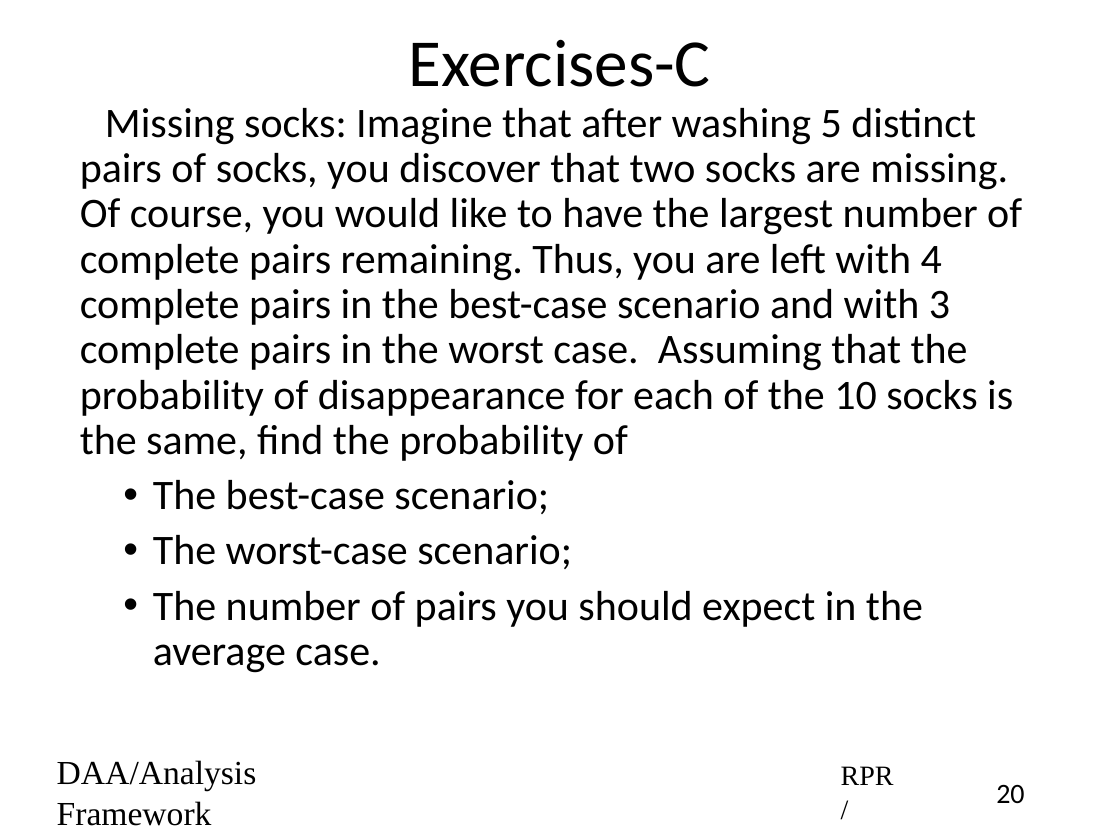
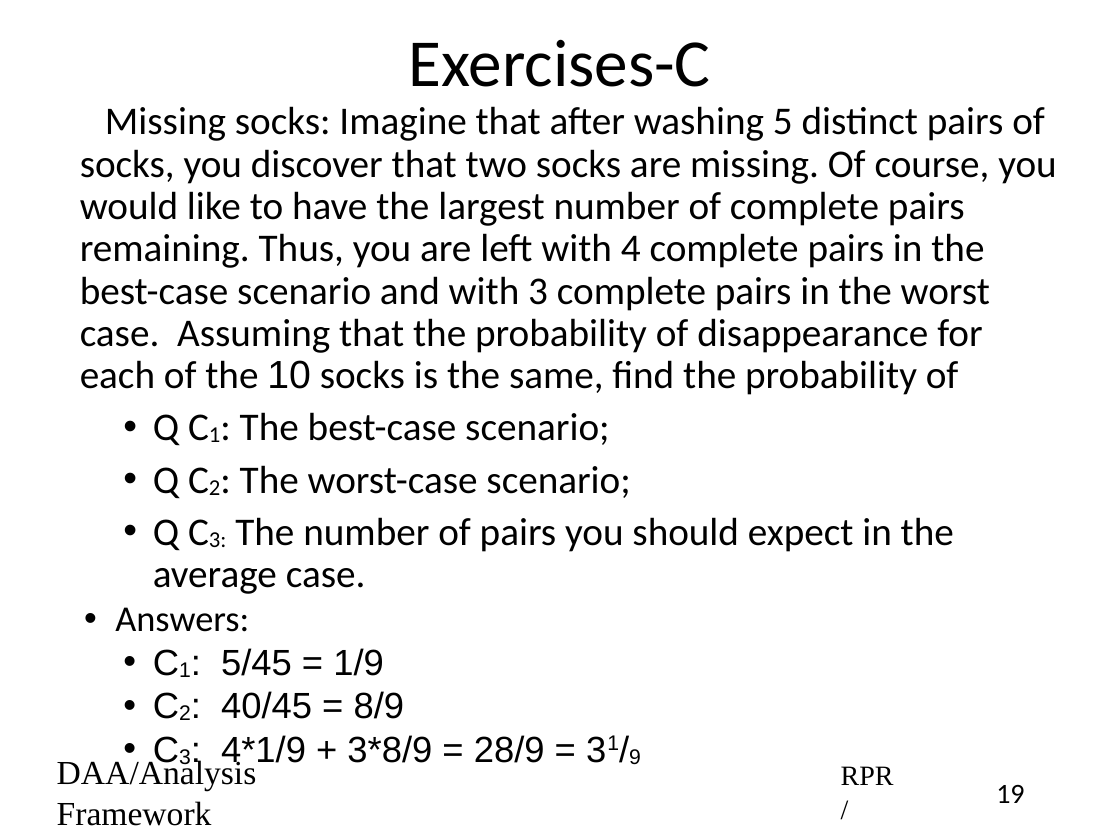
Before and after one commit to rprustagi/2019-17CS43-DAA, a slide deck: slide 19 of Slides-RPR/2019-H1-DAA-L05-Algo-Performance.pptx (slide 20 before the commit). Drawn at 1120x840 pixels with LibreOffice and Linux fonts; fonts in the diff are those of the drawing. Boxes give left, top, right and bottom in pixels: in the first picture for what was removed or moved away, otherwise in the second. Text is boxed around its words. In the diff, an @@ line names an element or a change of style, - is before the commit and + after.

```diff
--- a/Slides-RPR/2019-H1-DAA-L05-Algo-Performance.pptx
+++ b/Slides-RPR/2019-H1-DAA-L05-Algo-Performance.pptx
@@ text at <box>80,106,1056,395</box>: size 30 to 28 pt in "Missing socks: Imagine that after washing 5 ..."; font Calibri to Arial in "10" @@
@@ text at <box>115,412,954,769</box>: text changed; size 30 to 28 pt @@
-  • The best-case scenario;
-  • The worst-case scenario;
-  • The number of pairs you should expect in the average case.
+  • Q C1: The best-case scenario;
+  • Q C2: The worst-case scenario;
+  • Q C3: The number of pairs you should expect in the average case.
+• Answers:
+  • C1: 5/45 = 1/9
+  • C2: 40/45 = 8/9
+  • C3: 4*1/9 + 3*8/9 = 28/9 = 31/9
@@ page number at <box>996,785,1024,803</box>: text changed @@
-20
+19
```
Also in this commit, not shown: 8 other slides changed, 25 other files.
